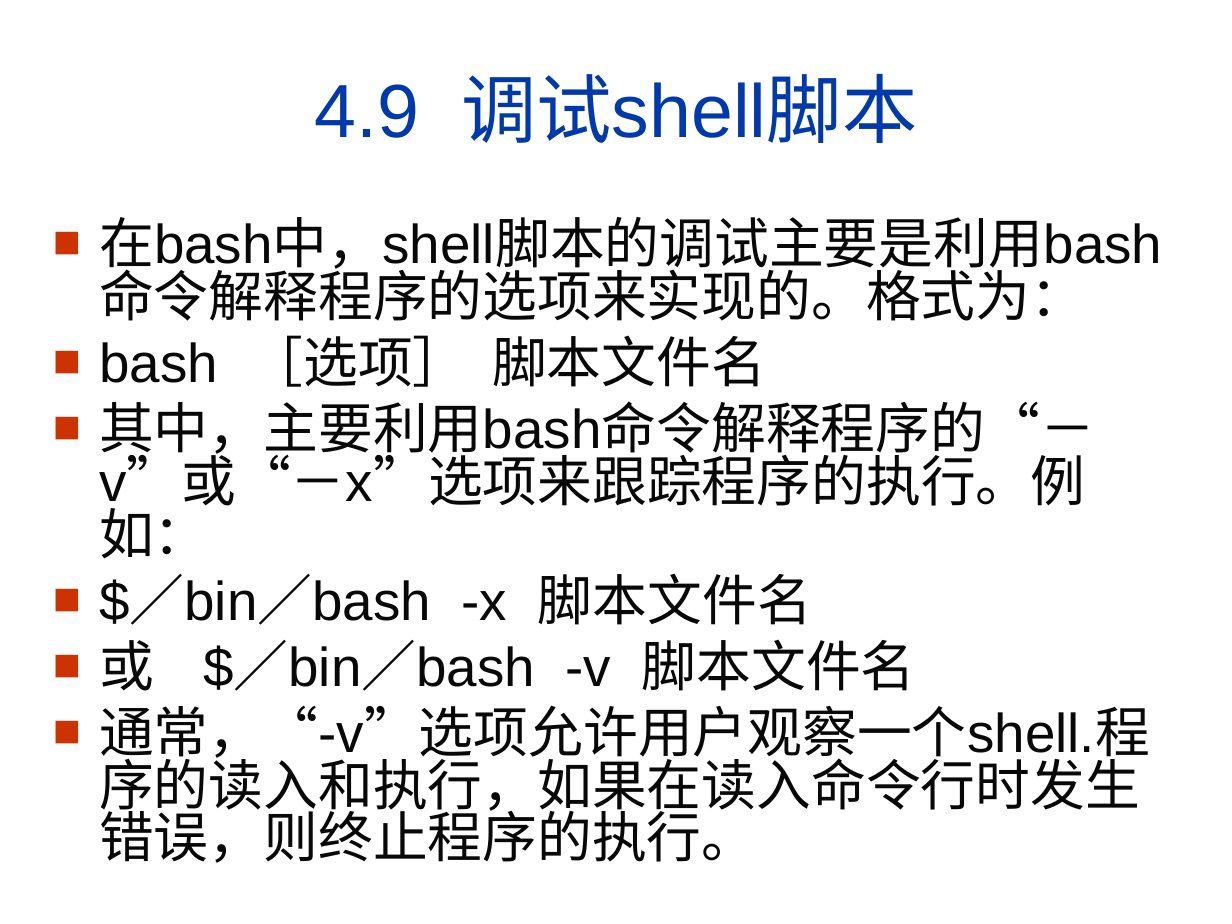
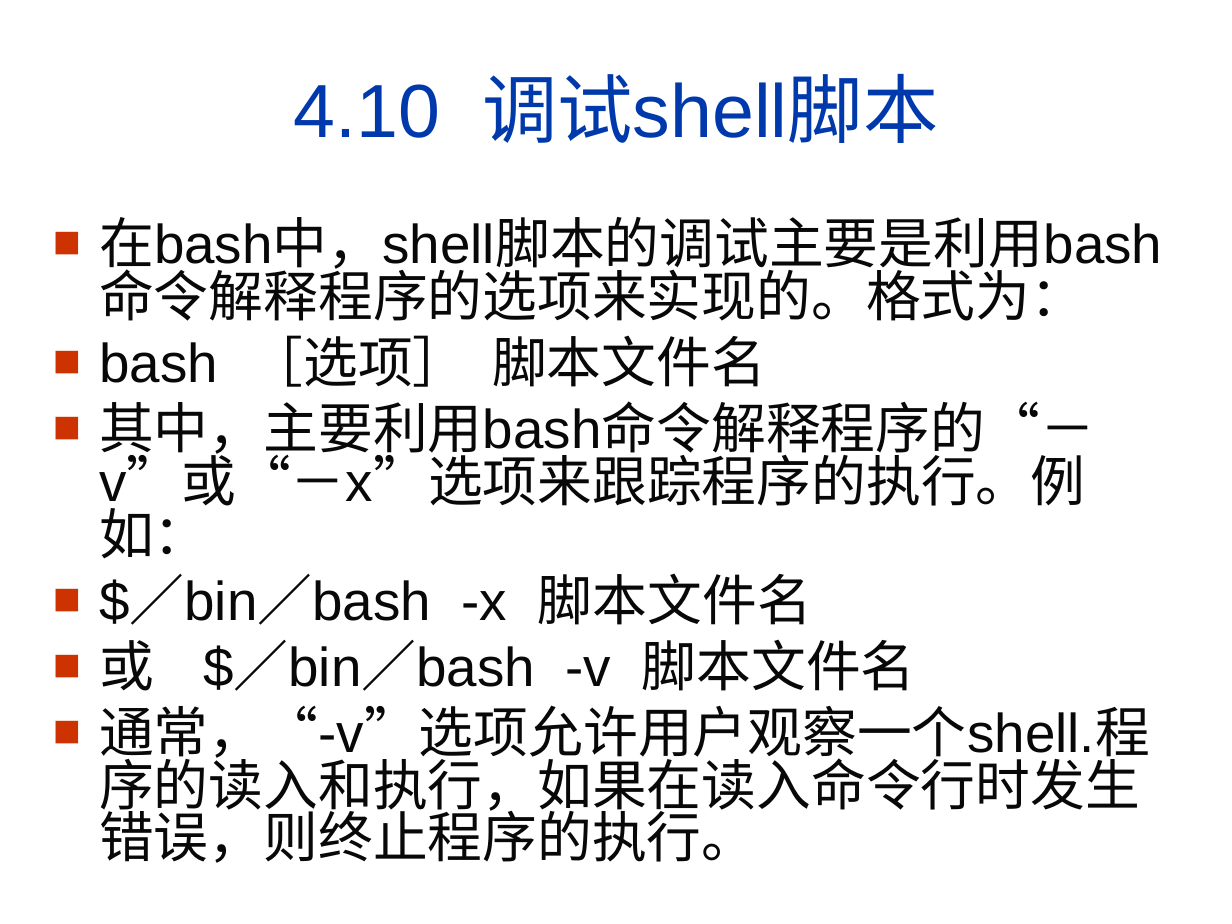
Before and after one commit to pingguocaihuiying/zhiliang729.github.io, a slide deck: slide 72 of shell/Shell_编程_教程.ppt (slide 69 before the commit). Drawn at 1232x924 pixels with LibreOffice and Linux fonts; fonts in the diff are those of the drawing; background and template pictures are left out. Boxes give left, top, right and bottom in pixels: in the first picture for what was removed or moved away, otherwise in the second. Text is boxed around its words. In the diff, an @@ line names an element or a change of style, - is before the commit and + after.

```diff
--- a/shell/Shell_编程_教程.ppt
+++ b/shell/Shell_编程_教程.ppt
@@ title at <box>294,74,938,143</box>: text changed @@
-4.9 调试shell脚本
+4.10 调试shell脚本
```
Also in this commit, not shown: 5 other slides changed, 3 slides added, 3 other files.
